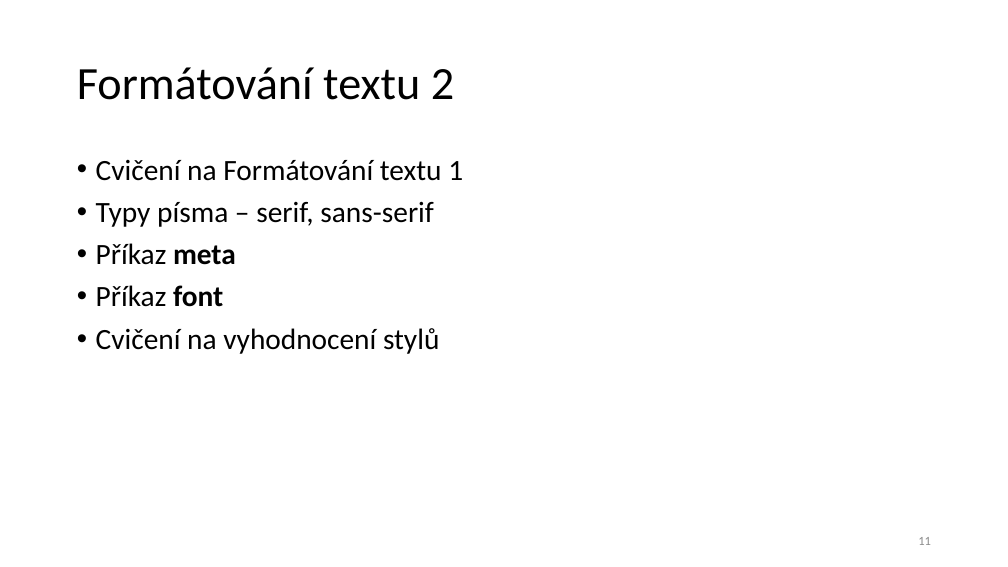
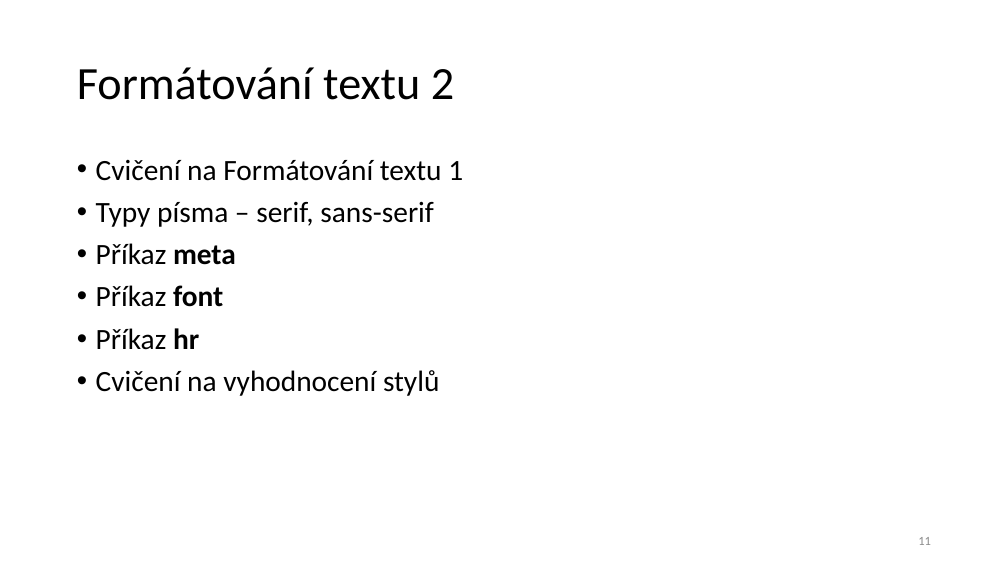
Before and after one commit to Destinion/WWW1, a slide deck: slide 11 of Tvorba webových stránek 1.pptx. Drawn at 1008x567 pixels with LibreOffice and Linux fonts; fonts in the diff are those of the drawing. Boxes give left, top, right and bottom in pixels: in the first picture for what was removed or moved away, otherwise in the second. Text is boxed around its words. In the diff, an @@ line names an element or a change of style, - is before the commit and + after.

```diff
--- a/Tvorba webových stránek 1.pptx
+++ b/Tvorba webových stránek 1.pptx
@@ text at (96, 328, 199, 350): paragraph added @@
+• Příkaz hr
```
